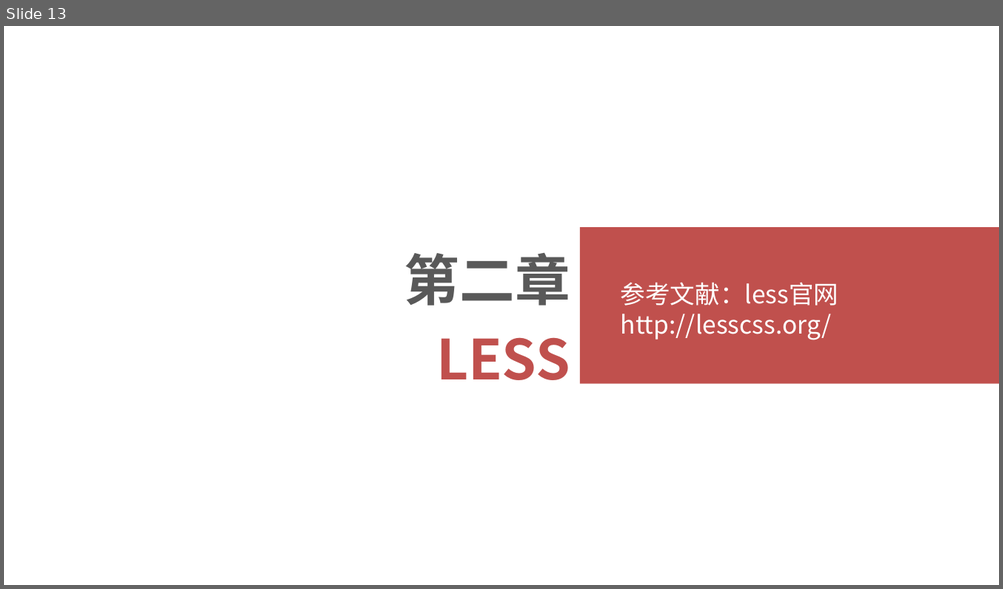
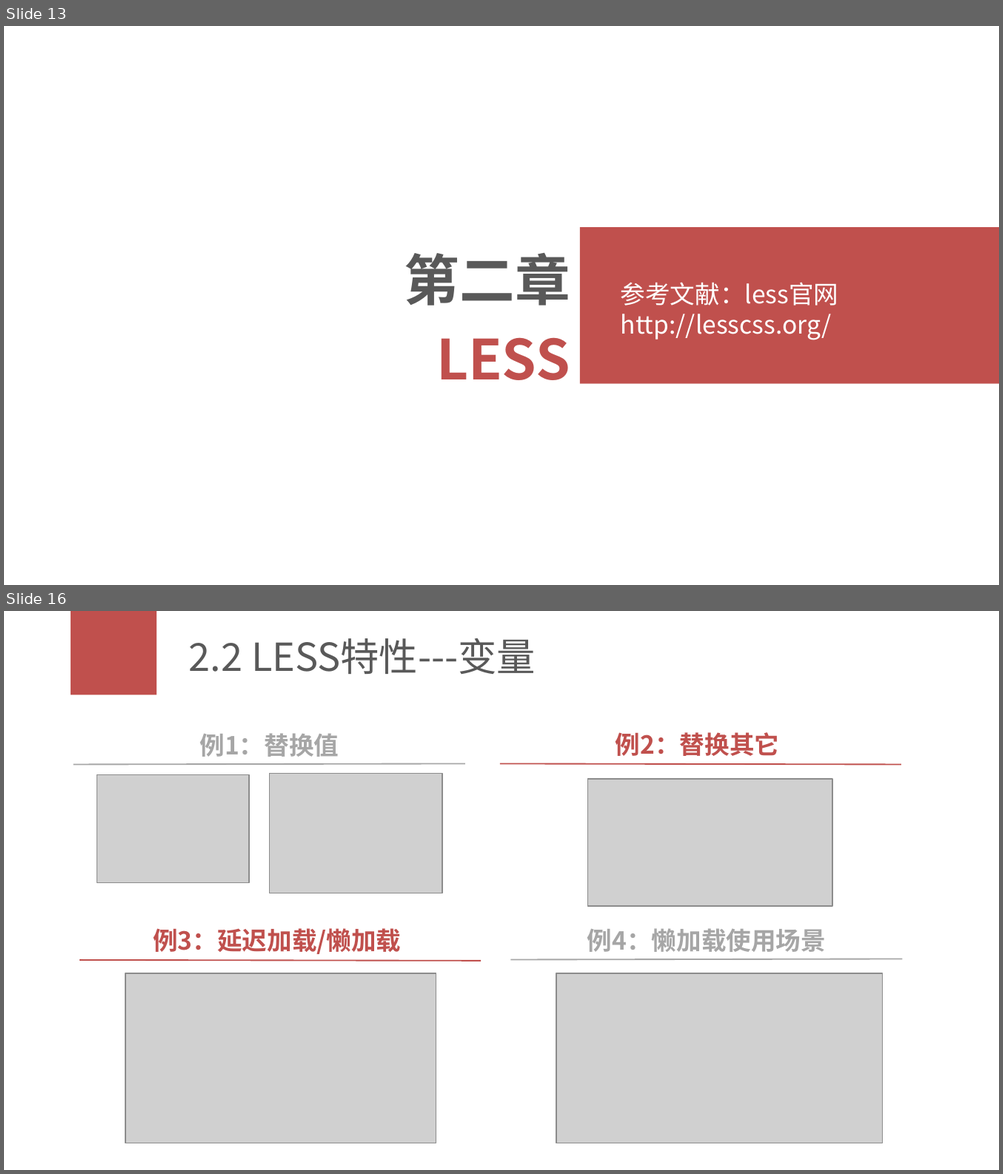
Before and after one commit to zhujiajia1984/studyDoc, a slide deck: 00_学习分享/学习分享_es6_less.pptx. Shown one above the other, each under a label of ours: slide 13 before the commit, slides 13 and 16 after it; the slides between them are not shown. The pictures are 1003x589 and 1003x1174 pixels, drawn with LibreOffice and Linux fonts; fonts in the diff are those of the drawing; grey boxes stand for pictures. Boxes give left, top, right and bottom in pixels: in the first picture for what was removed or moved away, otherwise in the second. Text is boxed around its words. In the diff, an @@ line names an element or a change of style, - is before the commit and + after.

```diff
--- a/00_学习分享/学习分享_es6_less.pptx
+++ b/00_学习分享/学习分享_es6_less.pptx
@@ slide 16 added at (x1=4, y1=611, x2=999, y2=1170), background #FFFFFF @@
@@ rectangle added at (x1=71, y1=611, x2=157, y2=695), fill #C0504D @@
@@ title added at (x1=189, y1=638, x2=535, y2=674), 28 pt, text #595959 @@
+2.2 LESS特性---变量
@@ text added at (x1=199, y1=733, x2=338, y2=757), 18 pt, text #A6A6A6, bold @@
+例1：替换值
@@ text added at (x1=615, y1=732, x2=779, y2=756), 18 pt, text #C0504D, bold @@
+例2：替换其它
@@ line added from (74, 764) to (464, 764), #A6A6A6 1 pt @@
@@ line added from (499, 764) to (901, 764), #C0504D 1 pt @@
@@ picture added at (x1=96, y1=775, x2=249, y2=883) @@
@@ picture added at (x1=270, y1=773, x2=443, y2=894) @@
@@ picture added at (x1=588, y1=779, x2=833, y2=906) @@
@@ text added at (x1=153, y1=928, x2=401, y2=954), 18 pt, text #C0504D, bold @@
+例3：延迟加载/懒加载
@@ text added at (x1=587, y1=928, x2=825, y2=952), 18 pt, text #A6A6A6, bold @@
+例4：懒加载使用场景
@@ line added from (79, 960) to (481, 961), #C0504D 1 pt @@
@@ line added from (510, 960) to (902, 959), #A6A6A6 1 pt @@
@@ picture added at (x1=125, y1=974, x2=435, y2=1144) @@
@@ picture added at (x1=556, y1=974, x2=882, y2=1144) @@
```
Also in this commit, not shown: 4 slides changed, 5 other slides added.
